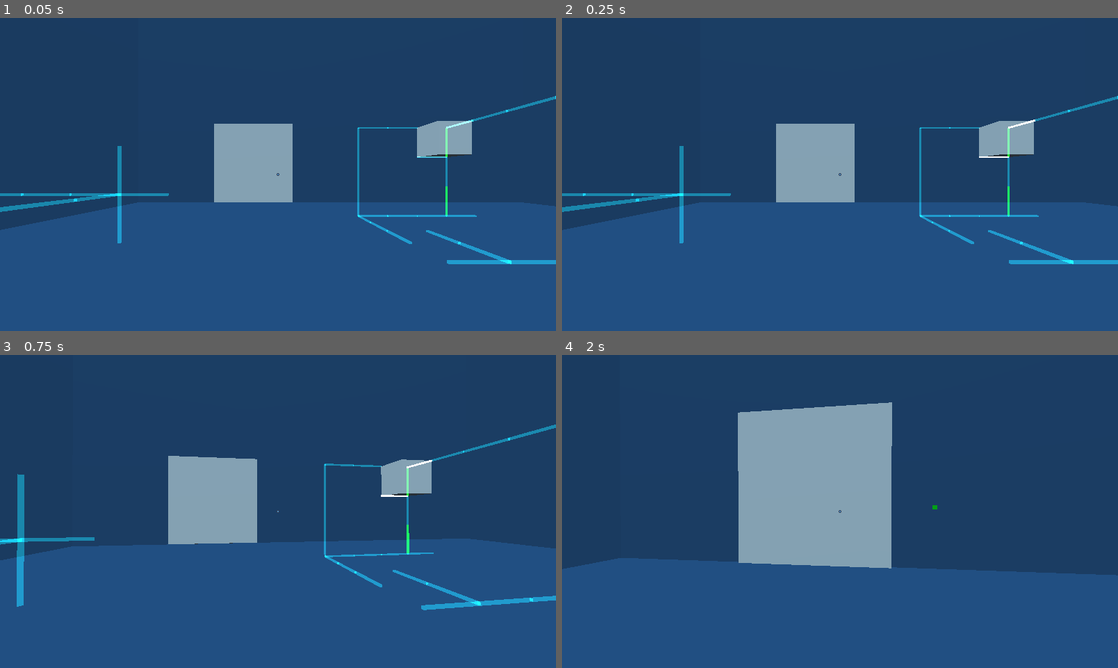
Above: before the commit, frames 1-4 (two rows, left to right).
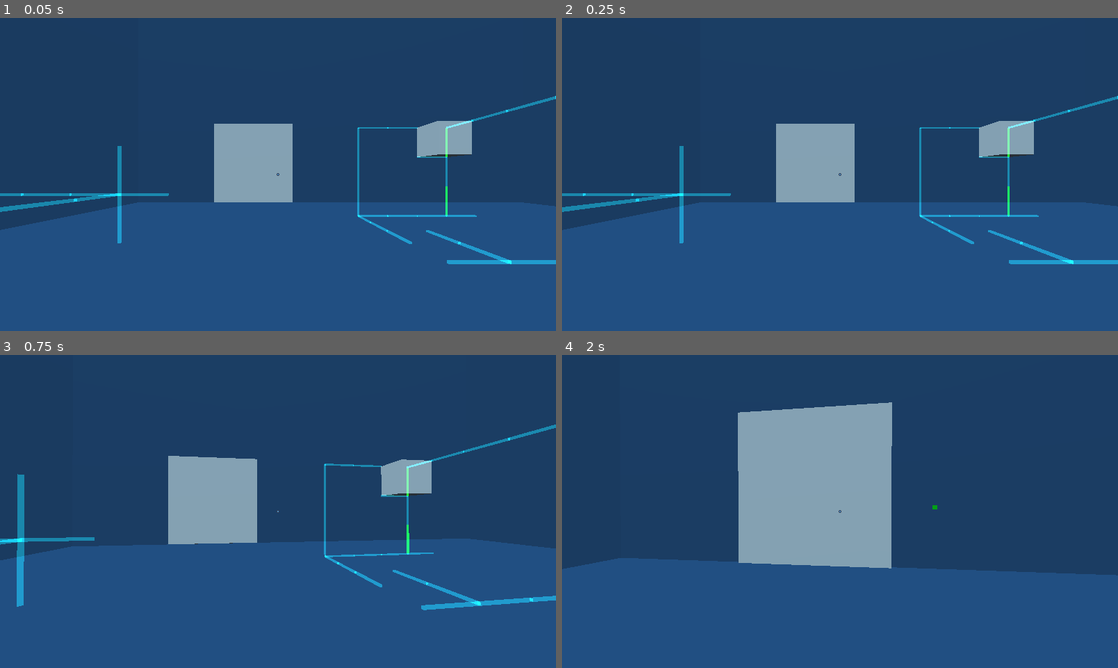
Above: after the commit, the same moments.

Repository: patrickgh3/rails
Game: Godot game, scene res://levels/MainWorld.tscn
The game is run twice, just before and just after one commit, with the same random seed, the same clock (stepped at 60 frames per second) and the same inputs. The engine's default icon, where the game draws it, is replaced by a stand-in: a white triangle on a blue panel in a dark square.
Inputs (mouse positions are in pixels of both pictures, inside the frame that each line leads up to):
- Up to frame 1 (0.05 s): no input
- Up to frame 2 (0.25 s): no input
- Up to frame 3 (0.75 s): tap Enter at 0.5 s; move the mouse to (305, 511) at 0.52 s; hold Up (ui_up) from 0.53 s (still down); hold U from 0.53 s (still down)
- Up to frame 4 (2 s): keep holding Up (ui_up); tap Space (jump) at 0.77, 1.52 s; move the mouse to (812, 511) at 1.27 s; release U at 1.28 s; tap C (crouch) at 1.35 s; tap U at 1.55 s

The runs differ from the first frame. In frame 1, less than 0.1% of the frame differs, in the area x 75-86%, y 32-45%; in frame 2, less than 0.1%; in frame 3, less than 0.1%, in the area x 68-78%, y 33-46%; in frame 4, nothing differs.
Error after the commit: Attempt to call function 'get_children' in base 'null instance' on a null instance. (res://objects/Controller.gd:16)

Commit message:
Add Axes puzzle, add new music tracks with fading - press U to randomize tracks for testing, in the future puzzles might be assigned track mixes

Diff:
--- /dev/null
+++ b/rails/levels/Axes.tscn
@@ -0,0 +1,95 @@
+[gd_scene load_steps=7 format=2]
+
+[ext_resource path="res://objects/Box.tscn" type="PackedScene" id=1]
+[ext_resource path="res://player/Cubio.tscn" type="PackedScene" id=2]
+[ext_resource path="res://objects/Ground.tscn" type="PackedScene" id=3]
+[ext_resource path="res://objects/Rail.tscn" type="PackedScene" id=4]
+[ext_resource path="res://objects/Door.tscn" type="PackedScene" id=5]
+[ext_resource path="res://objects/Controller.tscn" type="PackedScene" id=6]
+
+[node name="Root" type="Spatial"]
+
+[node name="Controller" parent="." instance=ExtResource( 6 )]
+
+[node name="Ground" parent="." instance=ExtResource( 3 )]
+transform = Transform( 5, 0, 0, 0, 1, 0, 0, 0, 7, 2, -1, -2 )
+
+[node name="Ground5" parent="." instance=ExtResource( 3 )]
+transform = Transform( 5, 0, 0, 0, 1, 0, 0, 0, 8, 2, 9, -2 )
+
+[node name="Ground2" parent="." instance=ExtResource( 3 )]
+transform = Transform( -2.18557e-07, 1, 0, -5, -4.37114e-08, 0, 0, 0, 8, -4, 3, 0 )
+
+[node name="Ground3" parent="." instance=ExtResource( 3 )]
+transform = Transform( -2.18557e-07, 1, 0, -5, -4.37114e-08, 0, 0, 0, 8, 7, 3, 0 )
+
+[node name="Ground4" parent="." instance=ExtResource( 3 )]
+transform = Transform( 1.04216e-14, -4.37114e-08, 5, -5, -5.96046e-08, 0, 2.38419e-07, -1, -2.18557e-07, 1, 3, 6 )
+
+[node name="Box" parent="." instance=ExtResource( 1 )]
+transform = Transform( 1, 0, 0, 0, 1, 0, 0, 0, 1, -1, 0, -3 )
+
+[node name="Box2" parent="." instance=ExtResource( 1 )]
+transform = Transform( 1, 0, 0, 0, 1, 0, 0, 0, 1, -1, 0, -2 )
+
+[node name="Box3" parent="." instance=ExtResource( 1 )]
+transform = Transform( 1, 0, 0, 0, 1, 0, 0, 0, 1, 0, 0, -3 )
+
+[node name="Rail" parent="." instance=ExtResource( 4 )]
+transform = Transform( 1, 0, 0, 0, 1, 0, 0, 0, 1, -1, 0, -2 )
+
+[node name="Rail14" parent="." instance=ExtResource( 4 )]
+transform = Transform( -4.37114e-08, 0, -1, 0, 1, 0, 1, 0, -4.37114e-08, 0, 0, -3 )
+
+[node name="Rail15" parent="." instance=ExtResource( 4 )]
+transform = Transform( -4.37114e-08, 0, -1, 0, 1, 0, 1, 0, -4.37114e-08, 0, 0, -2 )
+
+[node name="Rail16" parent="." instance=ExtResource( 4 )]
+transform = Transform( -4.37114e-08, 0, -1, 0, 1, 0, 1, 0, -4.37114e-08, 0, 0, -1 )
+
+[node name="Rail17" parent="." instance=ExtResource( 4 )]
+transform = Transform( -4.37114e-08, 0, -1, 0, 1, 0, 1, 0, -4.37114e-08, 0, 0, 0 )
+
+[node name="Rail18" parent="." instance=ExtResource( 4 )]
+transform = Transform( -4.37114e-08, 0, -1, 0, 1, 0, 1, 0, -4.37114e-08, 0, 0, 1 )
+
+[node name="Rail19" parent="." instance=ExtResource( 4 )]
+transform = Transform( -4.37114e-08, 0, -1, 0, 1, 0, 1, 0, -4.37114e-08, 0, 0, 2 )
+
+[node name="Rail2" parent="." instance=ExtResource( 4 )]
+transform = Transform( 1, 0, 0, 0, 1, 0, 0, 0, 1, 0, 0, -2 )
+
+[node name="Rail3" parent="." instance=ExtResource( 4 )]
+transform = Transform( 1, 0, 0, 0, 1, 0, 0, 0, 1, 1, 0, -2 )
+
+[node name="Rail4" parent="." instance=ExtResource( 4 )]
+transform = Transform( 1, 0, 0, 0, 1, 0, 0, 0, 1, 2, 0, -2 )
+
+[node name="Rail12" parent="." instance=ExtResource( 4 )]
+transform = Transform( 1, 0, 0, 0, 1, 0, 0, 0, 1, 3, 0, -2 )
+
+[node name="Rail13" parent="." instance=ExtResource( 4 )]
+transform = Transform( 1, 0, 0, 0, 1, 0, 0, 0, 1, 4, 0, -2 )
+
+[node name="Rail5" parent="." instance=ExtResource( 4 )]
+transform = Transform( -4.37114e-08, 1, 0, -1, -4.37114e-08, 0, 0, 0, 1, 0, 1, -2 )
+
+[node name="Rail6" parent="." instance=ExtResource( 4 )]
+transform = Transform( -4.37114e-08, 1, 0, -1, -4.37114e-08, 0, 0, 0, 1, 0, 2, -2 )
+
+[node name="Rail9" parent="." instance=ExtResource( 4 )]
+transform = Transform( -4.37114e-08, 1, 0, -1, -4.37114e-08, 0, 0, 0, 1, 0, 3, -2 )
+
+[node name="Rail10" parent="." instance=ExtResource( 4 )]
+transform = Transform( -4.37114e-08, 1, 0, -1, -4.37114e-08, 0, 0, 0, 1, 0, 4, -2 )
+
+[node name="Rail11" parent="." instance=ExtResource( 4 )]
+transform = Transform( -4.37114e-08, 1, 0, -1, -4.37114e-08, 0, 0, 0, 1, 0, 5, -2 )
+is_target = true
+
+[node name="Door" parent="." instance=ExtResource( 5 )]
+transform = Transform( 1, 0, 0, 0, 1, 0, 0, 0, 1, 0, 0, -8 )
+boxes = [ NodePath("../Box"), NodePath("../Box2"), NodePath("../Box3") ]
+
+[node name="Player" parent="." instance=ExtResource( 2 )]
+transform = Transform( 1, 0, 0, 0, 1, 0, 0, 0, 1, 0, 1.29068, 1.51365 )
--- a/rails/levels/MainWorld.tscn
+++ b/rails/levels/MainWorld.tscn
@@ -7,7 +7,7 @@
 [ext_resource path="res://objects/Ground.tscn" type="PackedScene" id=6]
 [ext_resource path="res://objects/Rail.tscn" type="PackedScene" id=7]
 
-[node name="Root" type="Spatial"]
+[node name="Root2" type="Spatial"]
 
 [node name="Controller" parent="." instance=ExtResource( 3 )]
 
--- a/rails/objects/Controller.gd
+++ b/rails/objects/Controller.gd
@@ -7,9 +7,9 @@
 var rails_just_departed = Array()
 var rails_just_departed_timer = 0
 
-onready var music1 = $Music1
-onready var music2 = $Music2
-var music_fade = 0
+onready var volumes = {}
+onready var music_active = {}
+onready var rng = RandomNumberGenerator.new()
 
 func _ready():
 
@@ -27,7 +27,14 @@
 	if not spawn == null:
 		spawn.hide()
 
-	music2.set_volume_db(-100)
+	volumes[$MusicRoot1Piano] = 0
+	volumes[$MusicRoot2Deep] = 0
+	volumes[$MusicRoot3Hope] = 0
+	volumes[$MusicGuitarEcho] = 0
+	music_active[$MusicRoot1Piano] = false
+	music_active[$MusicRoot2Deep] = true
+	music_active[$MusicRoot3Hope] = false
+	music_active[$MusicGuitarEcho] = true
 
 
 
@@ -39,14 +46,18 @@
 	if rails_just_departed_timer == 2:
 		rails_just_departed.clear()
 
-	# Fade in and out music
+	for node in volumes.keys():
+		if music_active[node]:
+			volumes[node] += _delta
+		else:
+			volumes[node] -= _delta
+		volumes[node] = clamp(volumes[node], 0, 1)
+		node.set_volume_db(lerp(-30, 0, volumes[node]))
+
 	if Input.is_key_pressed(KEY_U):
-		music_fade += _delta
-	else:
-		music_fade -= _delta
-	music_fade = clamp(music_fade, 0, 1)
-	#music1.set_volume_db(lerp(-20, 0, music_fade))
-	music2.set_volume_db(lerp(-30, 0, music_fade))
+		for node in volumes.keys():
+			music_active[node] = randf() < 0.5
+
 
 func spawn_cubio_if_no_cubio():
 	var cub = get_node_or_null("../Cubio")
--- a/rails/objects/Controller.tscn
+++ b/rails/objects/Controller.tscn
@@ -1,16 +1,30 @@
-[gd_scene load_steps=4 format=2]
+[gd_scene load_steps=6 format=2]
 
 [ext_resource path="res://objects/Controller.gd" type="Script" id=1]
-[ext_resource path="res://sounds/Peaceful Puzzler-root-01-test2.wav" type="AudioStream" id=2]
-[ext_resource path="res://sounds/Peaceful Puzzler-root-02-test2.wav" type="AudioStream" id=3]
+[ext_resource path="res://sounds/root03-hope.wav" type="AudioStream" id=2]
+[ext_resource path="res://sounds/root02-deep.wav" type="AudioStream" id=3]
+[ext_resource path="res://sounds/root01-piano.wav" type="AudioStream" id=4]
+[ext_resource path="res://sounds/melody01-guitarEcho.wav" type="AudioStream" id=5]
 
 [node name="Controller" type="Node"]
 script = ExtResource( 1 )
 
-[node name="Music1" type="AudioStreamPlayer" parent="."]
-stream = ExtResource( 2 )
+[node name="MusicRoot1Piano" type="AudioStreamPlayer" parent="."]
+stream = ExtResource( 4 )
+volume_db = -80.0
 autoplay = true
 
-[node name="Music2" type="AudioStreamPlayer" parent="."]
+[node name="MusicRoot2Deep" type="AudioStreamPlayer" parent="."]
 stream = ExtResource( 3 )
+volume_db = -80.0
 autoplay = true
+
+[node name="MusicRoot3Hope" type="AudioStreamPlayer" parent="."]
+stream = ExtResource( 2 )
+volume_db = -80.0
+autoplay = true
+
+[node name="MusicGuitarEcho" type="AudioStreamPlayer" parent="."]
+stream = ExtResource( 5 )
+volume_db = -80.0
+autoplay = true
Not shown, removed: rails/sounds/Peaceful Puzzler-root-01-test2.wav.import
Not shown, removed: rails/sounds/Peaceful Puzzler-root-02-test2.wav.import
Not shown, added: rails/sounds/melody01-guitarEcho.wav.import
Not shown, added: rails/sounds/root01-piano.wav.import
Not shown, added: rails/sounds/root02-deep.wav.import
Not shown, added: rails/sounds/root03-hope.wav.import
Not shown, changed: rails/sounds/Peaceful Puzzler-root-01-test2.wav
Not shown, changed: rails/sounds/Peaceful Puzzler-root-02-test2.wav
Not shown, added: rails/sounds/melody01-guitarEcho.wav
Not shown, added: rails/sounds/root01-piano.wav
Not shown, added: rails/sounds/root02-deep.wav
Not shown, added: rails/sounds/root03-hope.wav
